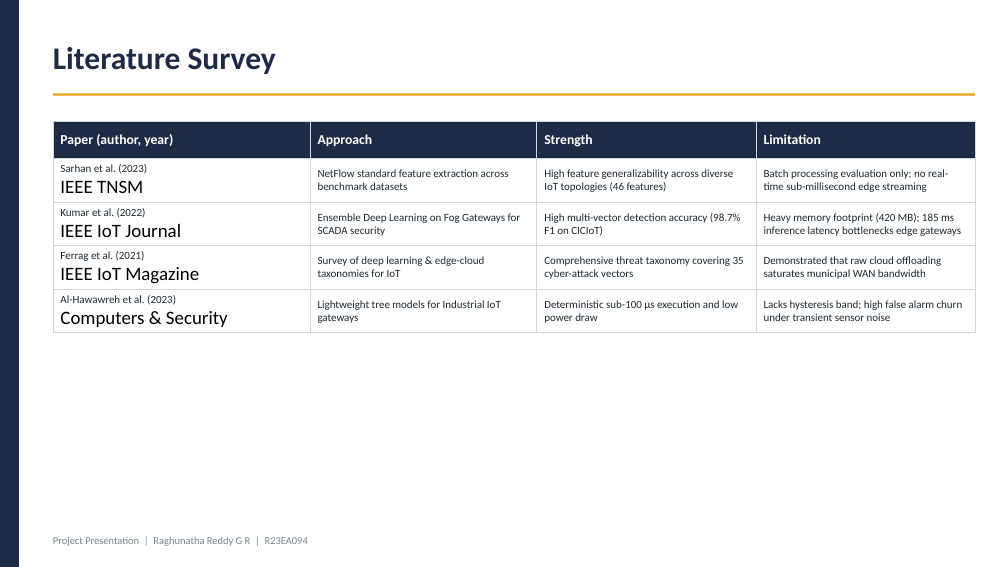
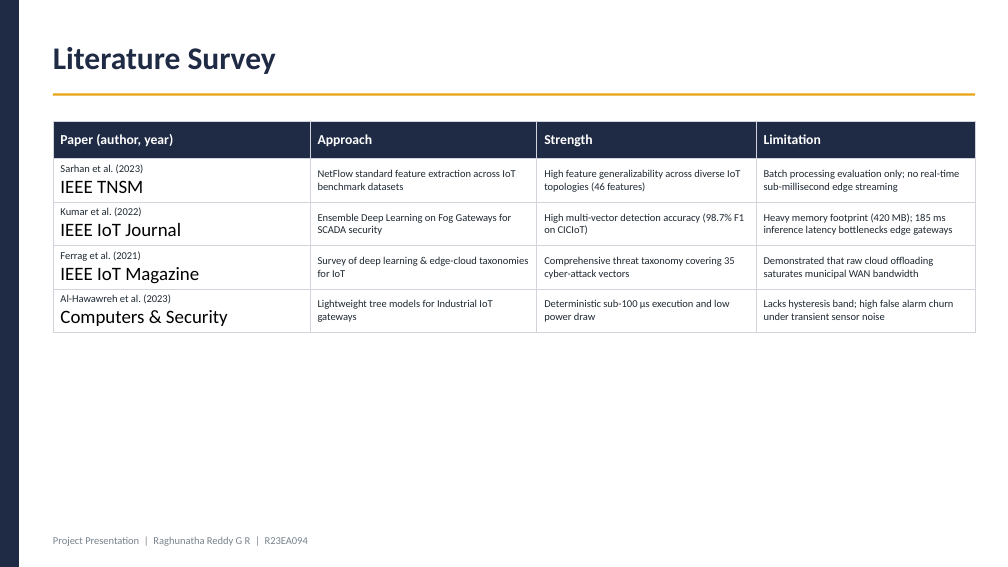
Before and after one commit to Raghunath2604/RIO_PROJECT-SMART_CITY-, a slide deck: slide 3 of docs/Project_Presentation_R23EA094.pptx. Drawn at 1008x567 pixels with LibreOffice and Linux fonts; fonts in the diff are those of the drawing. Boxes give left, top, right and bottom in pixels: in the first picture for what was removed or moved away, otherwise in the second. Text is boxed around its words. In the diff, an @@ line names an element or a change of style, - is before the commit and + after.

```diff
--- a/docs/Project_Presentation_R23EA094.pptx
+++ b/docs/Project_Presentation_R23EA094.pptx
@@ table at (x1=53, y1=121, x2=975, y2=330) @@
-row 2, column 2: NetFlow standard feature extraction across benchmark datasets
+row 2, column 2: NetFlow standard feature extraction across IoT benchmark datasets
@@ size 10.5 to 10 pt in "Sarhan et al. (2023)", "High feature generalizability across diverse IoT topologies ...", "Batch processing evaluation only; no real-time sub-milliseco ...", "Kumar et al. (2022)" and 11 more places @@
```
Also in this commit, not shown: 9 other slides changed, 25 other files.
